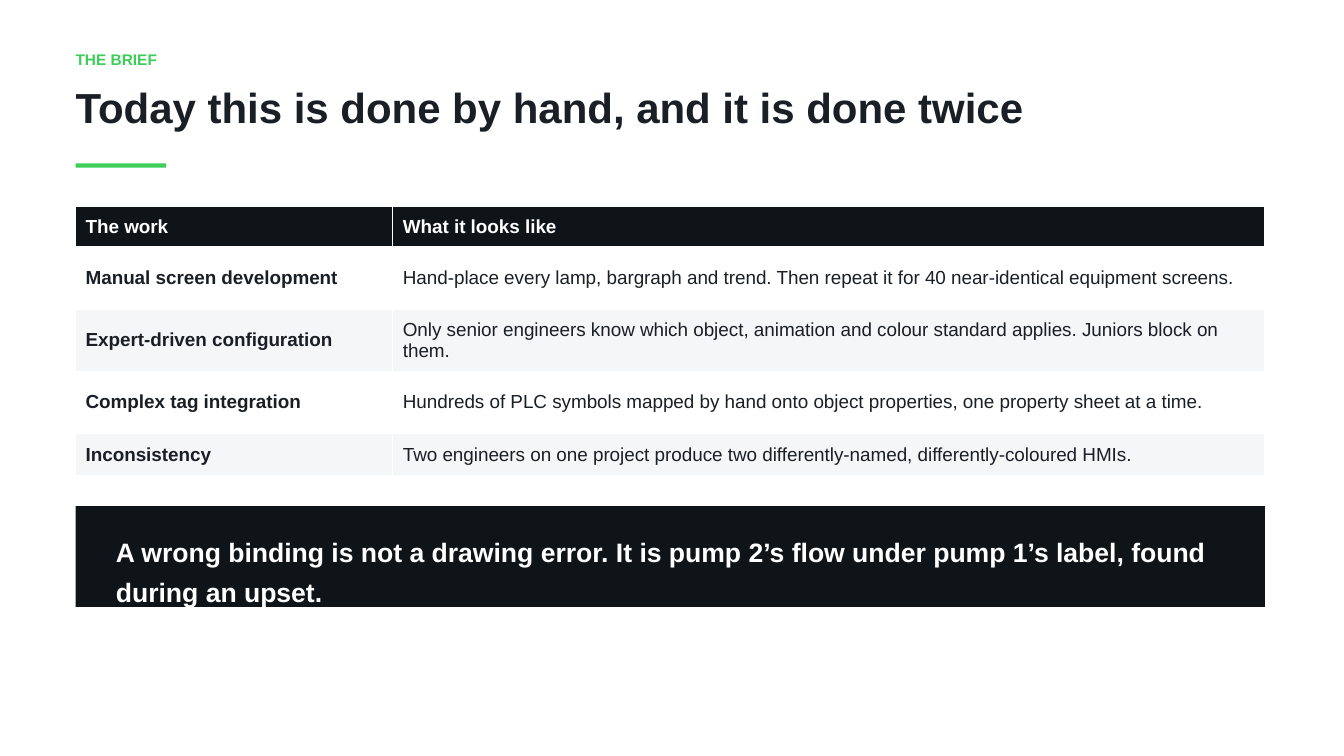
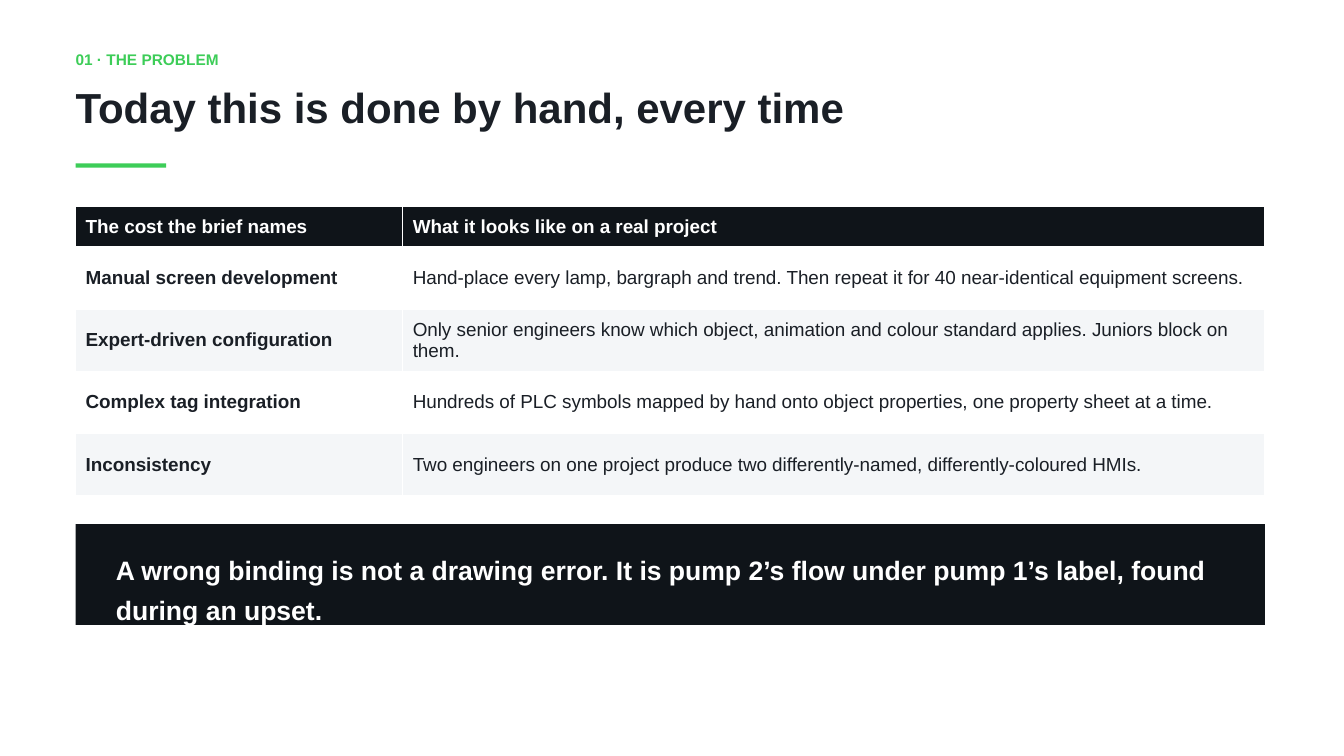
Before and after one commit to shauryaaojha/HMI_Copilot_EcoStruxure, a slide deck: slide 2 of docs/HMI_Copilot_5min.pptx. Drawn at 1344x756 pixels with LibreOffice and Linux fonts; fonts in the diff are those of the drawing. Boxes give left, top, right and bottom in pixels: in the first picture for what was removed or moved away, otherwise in the second. Text is boxed around its words. In the diff, an @@ line names an element or a change of style, - is before the commit and + after.

```diff
--- a/docs/HMI_Copilot_5min.pptx
+++ b/docs/HMI_Copilot_5min.pptx
@@ text at [76,54,219,65]: text changed @@
-THE BRIEF
+01 · THE PROBLEM
@@ text at [76,92,844,131]: text changed @@
-Today this is done by hand, and it is done twice
+Today this is done by hand, every time
@@ table at [76,207,1265,496] @@
-row 1, column 1: The work
+row 1, column 1: The cost the brief names
-row 1, column 2: What it looks like
+row 1, column 2: What it looks like on a real project
@@ rectangle: place and size @@
-rectangle at [76,506,1265,607]
+rectangle at [76,524,1265,625]
@@ text "A wrong binding is not ...": place and size @@
-text "A wrong binding is not ..." at [116,542,1205,608]
+text "A wrong binding is not ..." at [116,560,1205,626]
```
Also in this commit, not shown: 9 other slides changed, 1 slide added, 3 other files.
